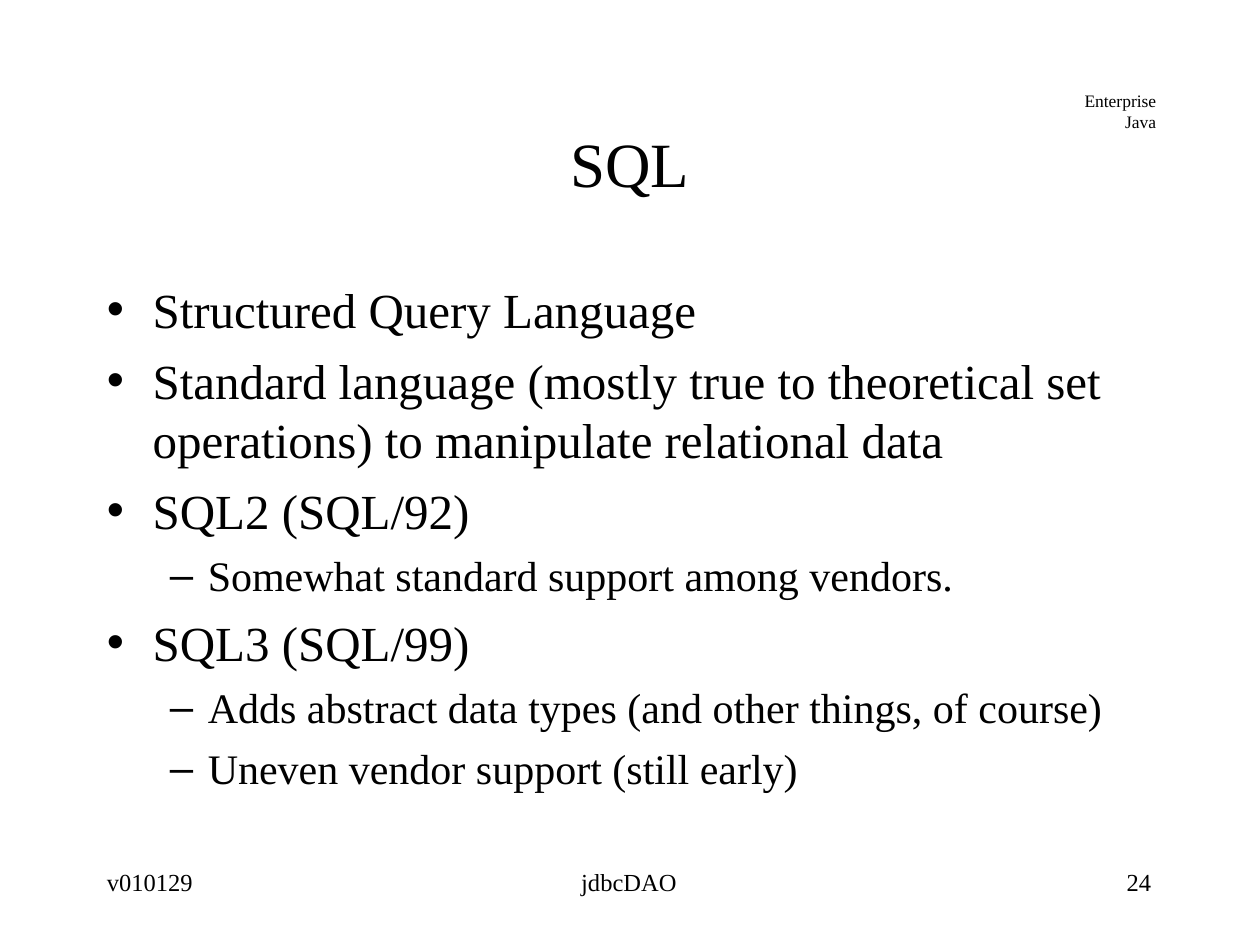
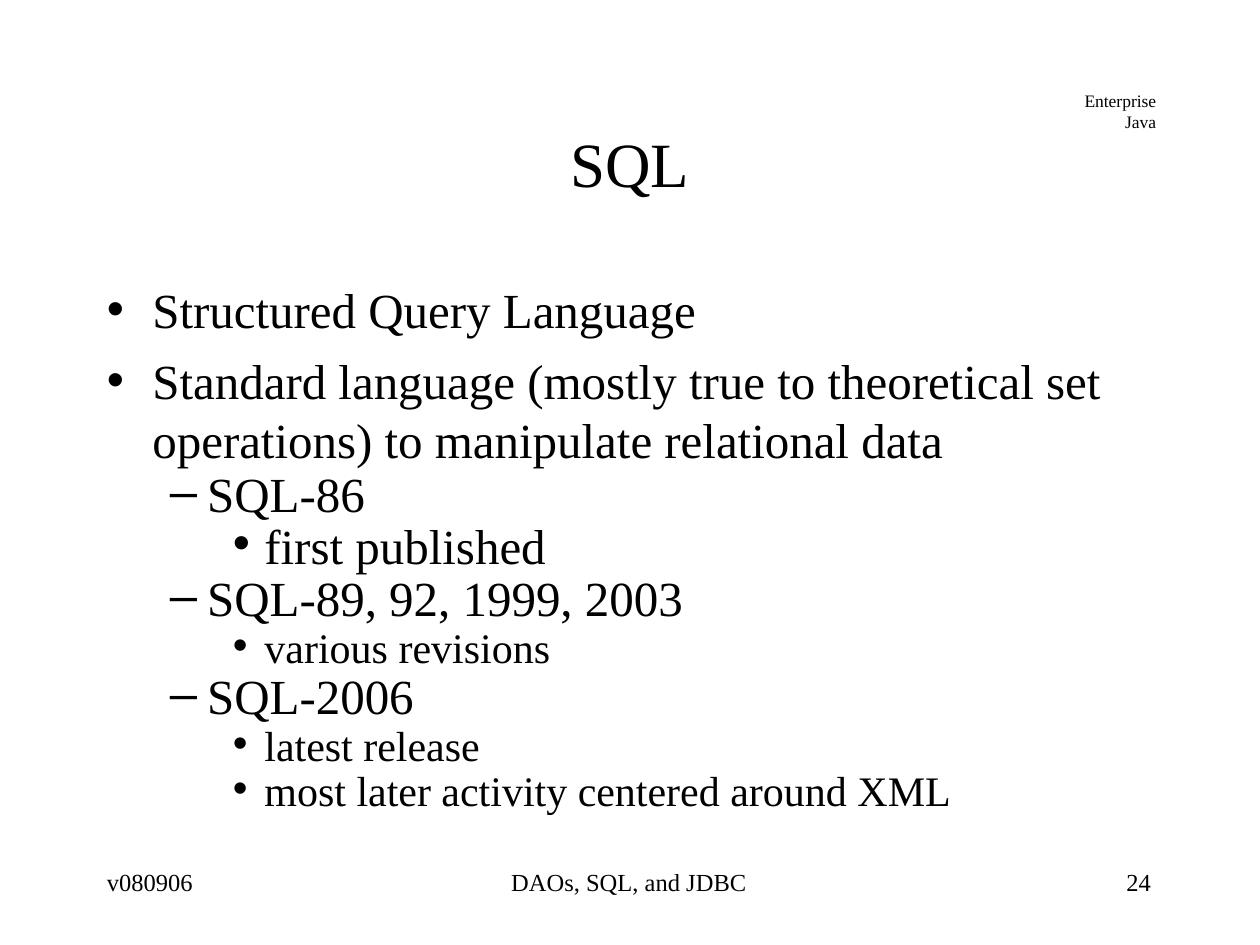
Before and after one commit to jcstaff/ejava-javaee, a slide deck: slide 24 of jdbcDAO/src/site/resources/lectures/jdbcDAO.ppt. Drawn at 1260x945 pixels with LibreOffice and Linux fonts; fonts in the diff are those of the drawing. Boxes give left, top, right and bottom in pixels: in the first picture for what was removed or moved away, otherwise in the second. Text is boxed around its words. In the diff, an @@ line names an element or a change of style, - is before the commit and + after.

```diff
--- a/jdbcDAO/src/site/resources/lectures/jdbcDAO.ppt
+++ b/jdbcDAO/src/site/resources/lectures/jdbcDAO.ppt
@@ text at bbox=[207, 479, 950, 815]: text changed @@
-• SQL2 (SQL/92)
-  – Somewhat standard support among vendors.
-• SQL3 (SQL/99)
-  – Adds abstract data types (and other things, of course)
-  – Uneven vendor support (still early)
+  – SQL-86
+    • first published
+  – SQL-89, 92, 1999, 2003
+    • various revisions
+  – SQL-2006
+    • latest release
+    • most later activity centered around XML
@@ text at bbox=[107, 874, 193, 892]: text changed @@
-v010129
+v080906
@@ text at bbox=[511, 874, 746, 895]: text changed @@
-jdbcDAO
+DAOs, SQL, and JDBC
```
Also in this commit, not shown: 97 other slides changed, 1 slide added, 1 slide removed, 4 other files.
